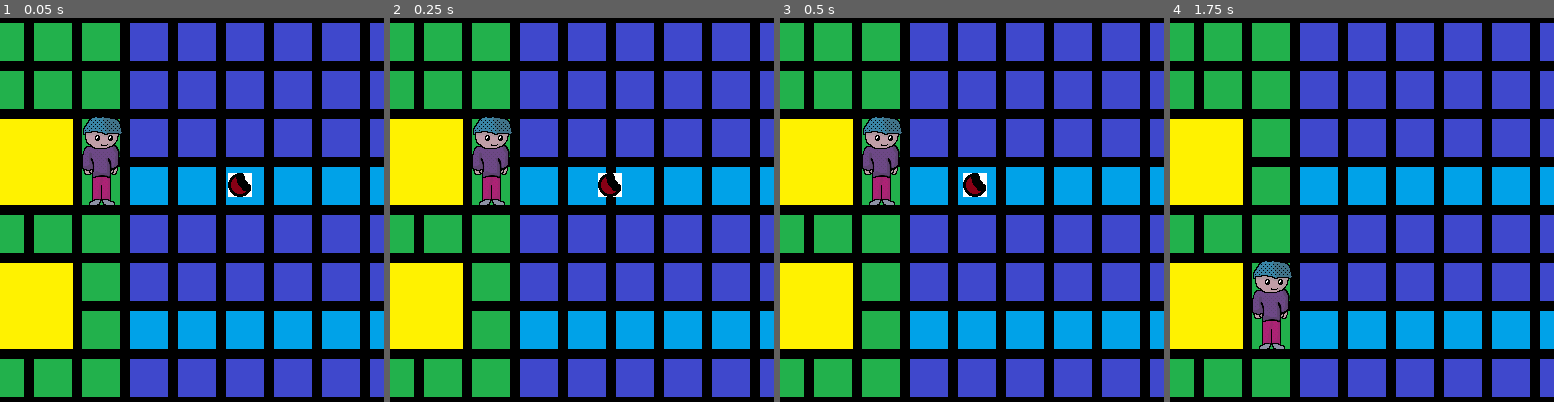
Above: before the commit, frames 1-4 (left to right).
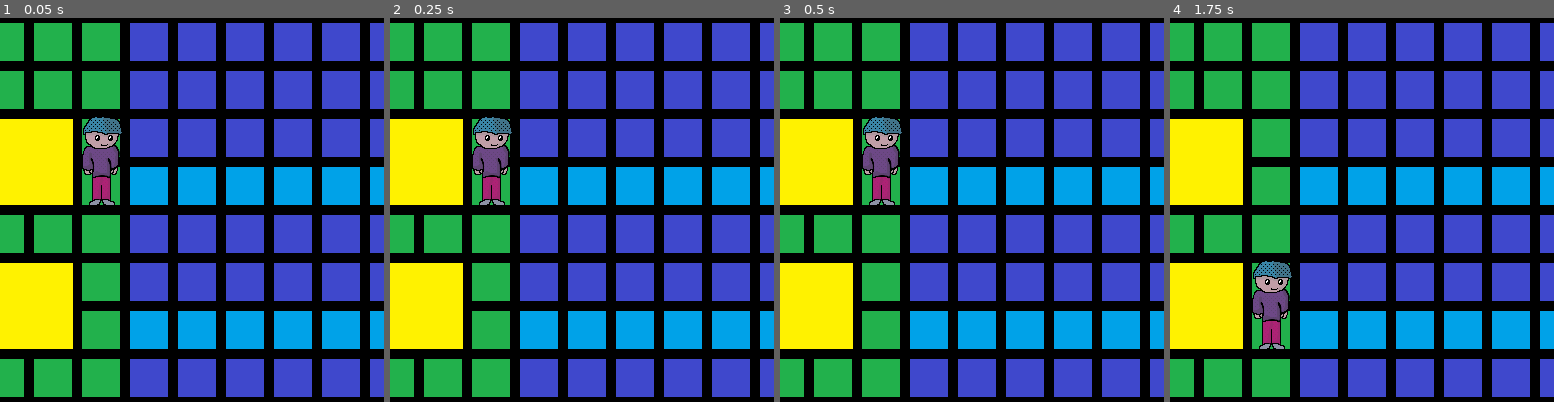
Above: after the commit, the same moments.

Repository: CamComDuck/TapTheDucks
Game: Godot game, scene res://level/level.tscn
The game is run twice, just before and just after one commit, with the same random seed, the same clock (stepped at 60 frames per second) and the same inputs.
Inputs:
- Up to frame 1 (0.05 s): no input
- Up to frame 2 (0.25 s): no input
- Up to frame 3 (0.5 s): no input
- Up to frame 4 (1.75 s): hold D (interact_right) 0.53-1.28 s; hold S (move_down) from 1.28 s (still down)
The pictures show only the part of the screen within x 9-59%, y 0-50%; the shares and areas given below are measured in that part.

The runs differ from the first frame. In frame 1, 0.4% of the frame differs, in the area x 59-66%, y 40-47%; in frame 2, 0.3%; in frame 3, 0.4%; in frame 4, nothing differs.

Commit message:
Add functionality for multiple fruits needed to feed a duck

Diff:
--- a/project/duck/duck.gd
+++ b/project/duck/duck.gd
@@ -2,7 +2,7 @@
 extends CharacterBody2D
 
 var _grid_square := 48
-var _is_full := false
+var _fruits_eaten := 0
 var _duck_type : DuckTypes = null
 
 @onready var move_timer : Timer = $MoveTimer
@@ -20,7 +20,7 @@
 
 
 func _physics_process(delta: float) -> void:
-	if _is_full:
+	if _fruits_eaten == _duck_type.max_fruits:
 		velocity.x = 15000 * delta
 		move_and_slide()
 
@@ -30,7 +30,7 @@
 
 
 func eat_fruit() -> bool: # Returns whether Fruit is sucessfully Eaten
-	if not _is_full:
+	if _fruits_eaten < _duck_type.max_fruits:
 		move_timer.stop()
 		base_duck_sprite.play("eating")
 		return true
@@ -52,6 +52,10 @@
 
 func _on_base_duck_sprite_animation_finished() -> void:
 	if base_duck_sprite.animation == "eating":
-		_is_full = true
-		base_duck_sprite.flip_h = not base_duck_sprite.flip_h
+		_fruits_eaten += 1
 		base_duck_sprite.play("default")
+
+		if _fruits_eaten == _duck_type.max_fruits:
+			base_duck_sprite.flip_h = not base_duck_sprite.flip_h
+		else:
+			move_timer.start()
--- a/project/duck/duck_types.gd
+++ b/project/duck/duck_types.gd
@@ -2,6 +2,6 @@
 extends Resource
 
 @export_enum("Basic", "Fast", "Hungry", "Angry") var name : String
-@export var is_hungry_type : bool
+@export var max_fruits : int
 @export var is_fast_type : bool
 @export var color : Color
--- a/project/duck/resources/duck_angry.tres
+++ b/project/duck/resources/duck_angry.tres
@@ -5,6 +5,6 @@
 [resource]
 script = ExtResource("1_y3j3w")
 name = "Angry"
-is_hungry_type = true
+max_fruits = 2
 is_fast_type = true
 color = Color(1, 0, 0, 1)
--- a/project/duck/resources/duck_basic.tres
+++ b/project/duck/resources/duck_basic.tres
@@ -5,6 +5,6 @@
 [resource]
 script = ExtResource("1_wgx76")
 name = "Basic"
-is_hungry_type = false
+max_fruits = 1
 is_fast_type = false
 color = Color(1, 1, 0, 1)
--- a/project/duck/resources/duck_fast.tres
+++ b/project/duck/resources/duck_fast.tres
@@ -5,6 +5,6 @@
 [resource]
 script = ExtResource("1_dk5a8")
 name = "Fast"
-is_hungry_type = false
+max_fruits = 1
 is_fast_type = true
 color = Color(1, 0.47451, 0, 1)
--- a/project/duck/resources/duck_hungry.tres
+++ b/project/duck/resources/duck_hungry.tres
@@ -5,6 +5,6 @@
 [resource]
 script = ExtResource("1_s1dl8")
 name = "Hungry"
-is_hungry_type = true
+max_fruits = 2
 is_fast_type = false
 color = Color(0, 1, 0, 1)
--- a/project/level/level.tscn
+++ b/project/level/level.tscn
@@ -1,9 +1,8 @@
-[gd_scene load_steps=14 format=4 uid="uid://cn0j1vav3mt3r"]
+[gd_scene load_steps=13 format=4 uid="uid://cn0j1vav3mt3r"]
 
 [ext_resource type="Script" path="res://level/level.gd" id="1_b81hx"]
 [ext_resource type="PackedScene" uid="uid://3f2ol0bm2jjt" path="res://player/player.tscn" id="2_8qaat"]
 [ext_resource type="Texture2D" uid="uid://b7cyuhh3yfsl2" path="res://level/graphics/tile_tree.png" id="6_icae1"]
-[ext_resource type="PackedScene" uid="uid://c7poxqlkquslw" path="res://fruit/fruit_eaten.tscn" id="7_4iyir"]
 [ext_resource type="Texture2D" uid="uid://bvakkjbee7smd" path="res://level/graphics/tile_grass.png" id="132_fy1u2"]
 [ext_resource type="Texture2D" uid="uid://56s1vk0qlcyq" path="res://level/graphics/tile_lane.png" id="133_cvyhl"]
 [ext_resource type="Texture2D" uid="uid://cybc8qg1ljdrf" path="res://level/graphics/tile_water.png" id="134_c3fog"]
@@ -103,9 +102,6 @@
 tile_map_data = PackedByteArray("AAAGAAAAAgAAAAAAAAAHAAAAAgAAAAAAAAAIAAAAAgAAAAAAAAAJAAAAAgAAAAAAAAAKAAAAAgAAAAAAAAALAA …(4016 unchanged characters)…
 tile_set = SubResource("TileSet_hpvpu")
 
-[node name="FruitEaten" parent="." instance=ExtResource("7_4iyir")]
-position = Vector2(312, 167)
-
 [connection signal="lane_changed" from="Player" to="." method="_on_player_lane_changed"]
 [connection signal="body_entered" from="LaneBarrierLeft" to="." method="_on_lane_barrier_left_body_entered"]
 [connection signal="body_entered" from="LaneBarrierRight" to="." method="_on_lane_barrier_right_body_entered"]
